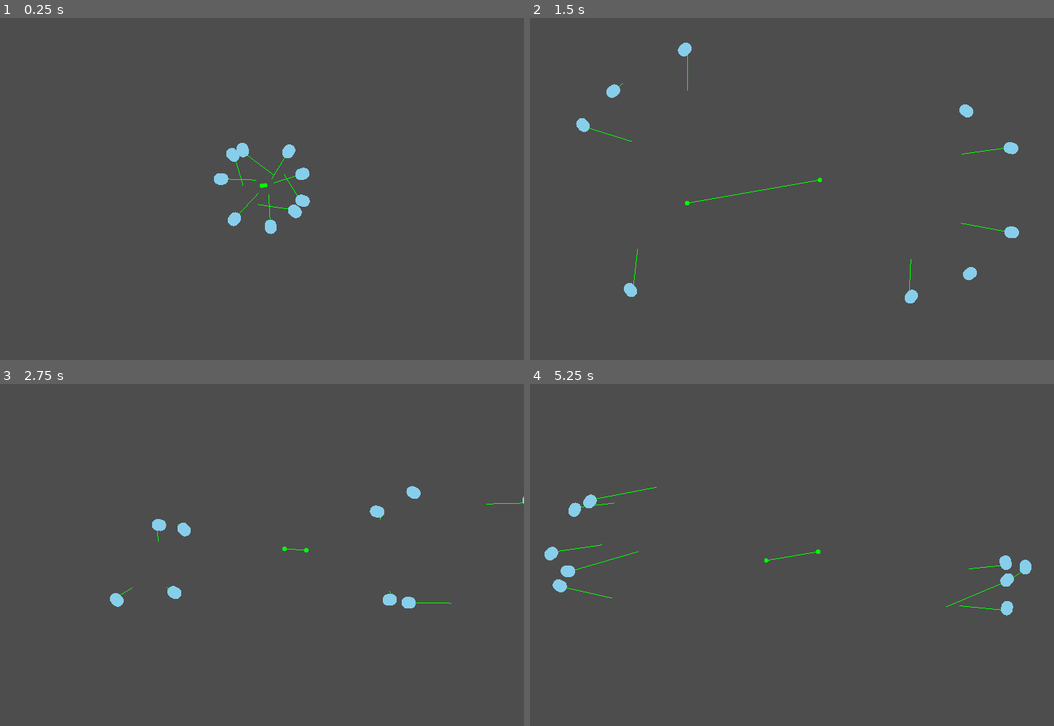
Above: before the commit, frames 1-4 (two rows, left to right).
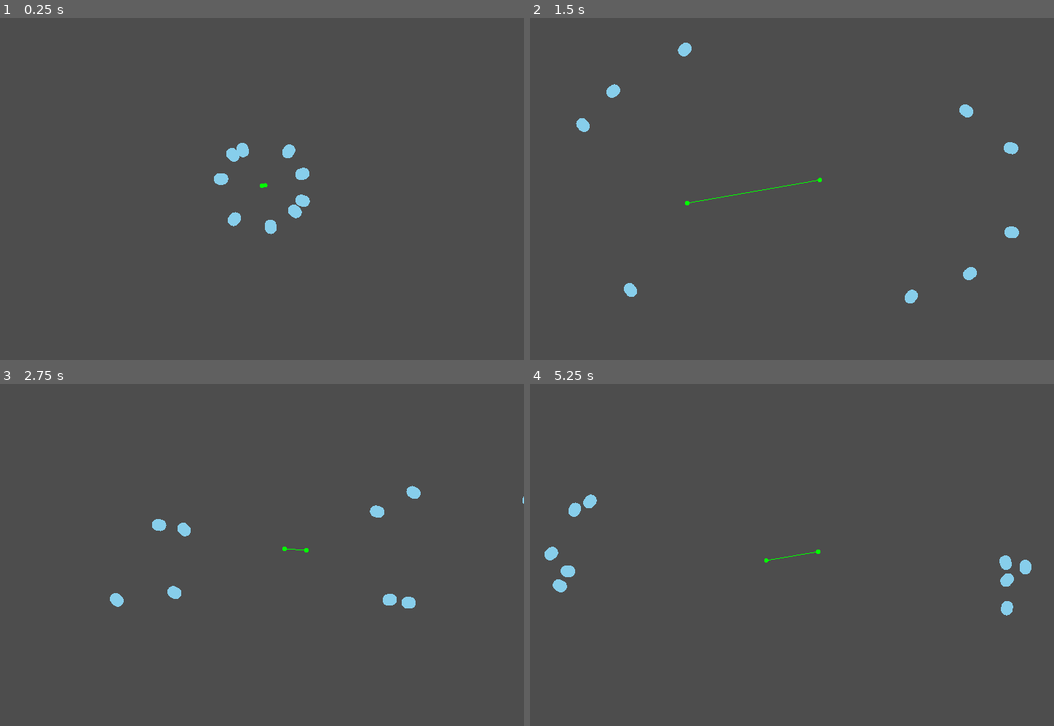
Above: after the commit, the same moments.

Repository: stevemjcu/Pond
Game: Godot game, scene res://scenes/main.tscn
Same seed, same stepped clock (60 frames per second), same inputs: the game is played once before the commit and once after it.
Inputs (mouse positions are in pixels of both pictures, inside the frame that each line leads up to):
- Up to frame 1 (0.25 s): no input
- Up to frame 2 (1.5 s): move the mouse to (907, 168) at 0.52 s; hold D (right) 0.53-1.25 s; click (907, 168) at 0.67 s; drag from (687, 202) to (812, 182) at 1.27 s
- Up to frame 3 (2.75 s): move the mouse to (314, 476) at 2.02 s; hold D (right) from 2.03 s (still down)
- Up to frame 4 (5.25 s): release D (right) at 2.75 s; drag from (765, 619) to (692, 524) at 2.77 s; move the mouse to (949, 602) at 3.52 s; hold A (left) 3.53-4.25 s; drag from (634, 500) to (886, 643) at 4.27 s; move the mouse to (818, 551) at 5.02 s; hold A (left) from 5.03 s (still down); click (818, 551) at 5.17 s

The runs differ from the first frame. In frame 1, less than 0.1% of the frame differs, in the area x 43-57%, y 40-60%; in frame 2, 0.1%; in frame 3, less than 0.1%; in frame 4, 0.2%, in the area x 5-94%, y 30-67%.

Commit message:
Move debug logic into sprite scene

Diff:
--- a/project.godot
+++ b/project.godot
@@ -14,10 +14,6 @@
 run/main_scene="res://scenes/main.tscn"
 config/features=PackedStringArray("4.3", "Forward Plus")
 config/icon="res://icon.svg"
-
-[autoload]
-
-Debug="*res://scenes/debug.tscn"
 
 [display]
 
--- a/scenes/bevy.tscn
+++ b/scenes/bevy.tscn
@@ -1,6 +1,7 @@
-[gd_scene load_steps=3 format=3 uid="uid://bwykli1a5d0gk"]
+[gd_scene load_steps=4 format=3 uid="uid://bwykli1a5d0gk"]
 
 [ext_resource type="Script" path="res://scripts/bevy.gd" id="1_4evqy"]
+[ext_resource type="PackedScene" uid="uid://n32ur4l4p5iv" path="res://scenes/sprite.tscn" id="2_1h6y3"]
 
 [sub_resource type="CircleShape2D" id="CircleShape2D_2pyka"]
 radius = 154.0
@@ -12,3 +13,7 @@
 
 [node name="CollisionShape2D" type="CollisionShape2D" parent="OwnedArea"]
 shape = SubResource("CircleShape2D_2pyka")
+
+[node name="Sprite" parent="." instance=ExtResource("2_1h6y3")]
+
+[connection signal="draw" from="Sprite" to="." method="_on_sprite_draw"]
--- a/scenes/debug.tscn
+++ /dev/null
@@ -1,6 +0,0 @@
-[gd_scene load_steps=2 format=3 uid="uid://1en2vmjof5wo"]
-
-[ext_resource type="Script" path="res://scripts/debug.gd" id="1_4tism"]
-
-[node name="Debug" type="Node2D"]
-script = ExtResource("1_4tism")
--- a/scripts/bevy.gd
+++ b/scripts/bevy.gd
@@ -25,7 +25,12 @@
 	# TODO: Use goal to update goal-seeking vector
 	position = _average_position()
 	rotation = _average_rotation()
-	Debug.add_path([position, _goal], Color.GREEN)
+	$Sprite.queue_redraw()
+
+
+func _on_sprite_draw() -> void:
+	var path := [Vector2.ZERO, to_local(_goal)] as Array[Vector2]
+	$Sprite.draw_path(path, Color.GREEN)
 
 
 func _input(event):
--- a/scripts/boid.gd
+++ b/scripts/boid.gd
@@ -29,7 +29,7 @@
 	impulse += _approach_bevy()
 	velocity += impulse * delta
 	rotation = velocity.normalized().angle()
-	Debug.add_vector(position, impulse.normalized(), impulse.length() / max_speed, Color.GREEN)
+	#Debug.add_vector(position, impulse.normalized(), impulse.length() / max_speed, Color.GREEN)
 	_control_speed()
 	move_and_slide()
 
--- a/scripts/debug.gd
+++ /dev/null
@@ -1,42 +0,0 @@
-extends Node2D
-
-
-var _points: Array[Dictionary]
-var _lines: Array[Dictionary]
-
-var _point_radius := 3
-var _vector_length := 24
-
-
-func add_point(at: Vector2, color: Color) -> void:
-	_points.append({position = at, radius = _point_radius, color = color})
-	queue_redraw()
-
-
-func add_line(from: Vector2, to: Vector2, color: Color) -> void:
-	_lines.append({from = from, to = to, color = color})
-	queue_redraw()
-
-
-func add_vector(at: Vector2, direction: Vector2, weight: float, color: Color) -> void:
-	var max_vector := direction * _vector_length
-	add_line(at, at + Vector2.ZERO.lerp(max_vector, weight), color)
-
-
-func add_path(path: Array[Vector2], color: Color) -> void:
-	var previous := path.pop_front() as Vector2
-	add_point(previous, color)
-	for current in path:
-		add_point(current, color)
-		add_line(previous, current, color)
-	queue_redraw()
-
-
-func _draw() -> void:
-	# TODO: Ensure draw order puts this on top
-	for line in _lines:
-		draw_line(line.from, line.to, line.color)
-	for point in _points:
-		draw_circle(point.position, point.radius, point.color)
-	_lines.clear()
-	_points.clear()
--- a/scripts/sprite.gd
+++ b/scripts/sprite.gd
@@ -1,4 +1,8 @@
 extends Node2D
+
+
+var _point_radius := 3
+var _vector_length := 24
 
 
 func draw_circline(from: Vector2, to: Vector2, radius: int, color: Color) -> void:
@@ -10,3 +14,21 @@
 func draw_capsule(height: int, radius: int, color: Color) -> void:
 	var span := Vector2.RIGHT * (height - radius * 2)
 	draw_circline(span / -2, span / 2, radius, color)
+
+
+func draw_point(at: Vector2, color: Color) -> void:
+	draw_circle(at, _point_radius, color)
+
+
+func draw_vector(at: Vector2, direction: Vector2, weight: float, color: Color) -> void:
+	var min := Vector2.ZERO
+	var max := direction * _vector_length
+	draw_line(at, at + min.lerp(max, weight), color)
+
+
+func draw_path(path: Array[Vector2], color: Color) -> void:
+	var previous := path.pop_front() as Vector2
+	draw_point(previous, color)
+	for current in path:
+		draw_point(current, color)
+		draw_line(previous, current, color)
